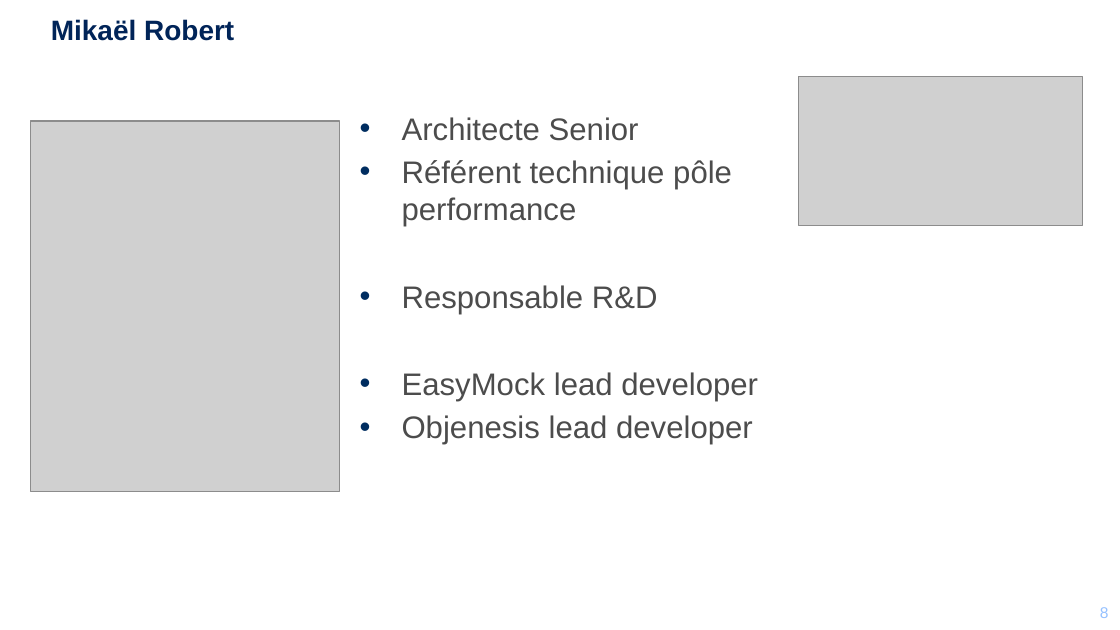
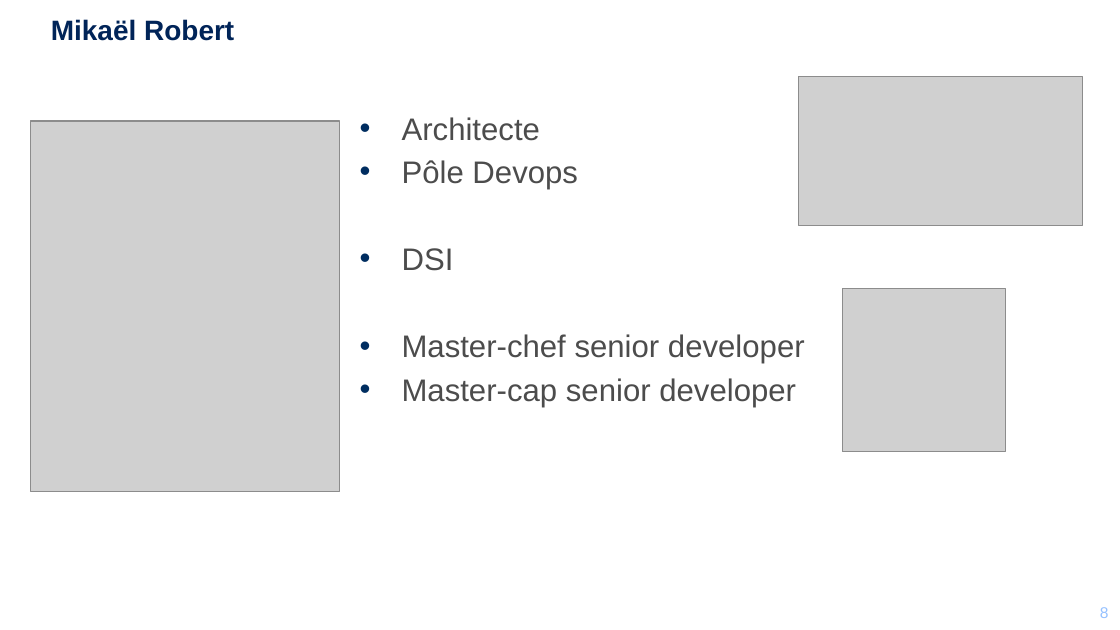
Before and after one commit to mikrob/perfuniversity, a slide deck: slide 8 of PerfUniversity.pptx. Drawn at 1120x630 pixels with LibreOffice and Linux fonts; fonts in the diff are those of the drawing; grey boxes stand for pictures; background and template pictures are left out. Boxes give left, top, right and bottom in pixels: in the first picture for what was removed or moved away, otherwise in the second. Text is boxed around its words. In the diff, an @@ line names an element or a change of style, - is before the commit and + after.

```diff
--- a/PerfUniversity.pptx
+++ b/PerfUniversity.pptx
@@ text at (402,117,805,407): text changed @@
-• Architecte Senior
-• Référent technique pôle performance
-• Responsable R&D
-• EasyMock lead developer
-• Objenesis lead developer
+• Architecte
+• Pôle Devops
+• DSI
+• Master-chef senior developer
+• Master-cap senior developer
@@ picture added at (842,289,1006,452) @@
```
Also in this commit, not shown: 6 other slides changed, 1 slide added, 1 slide removed.
